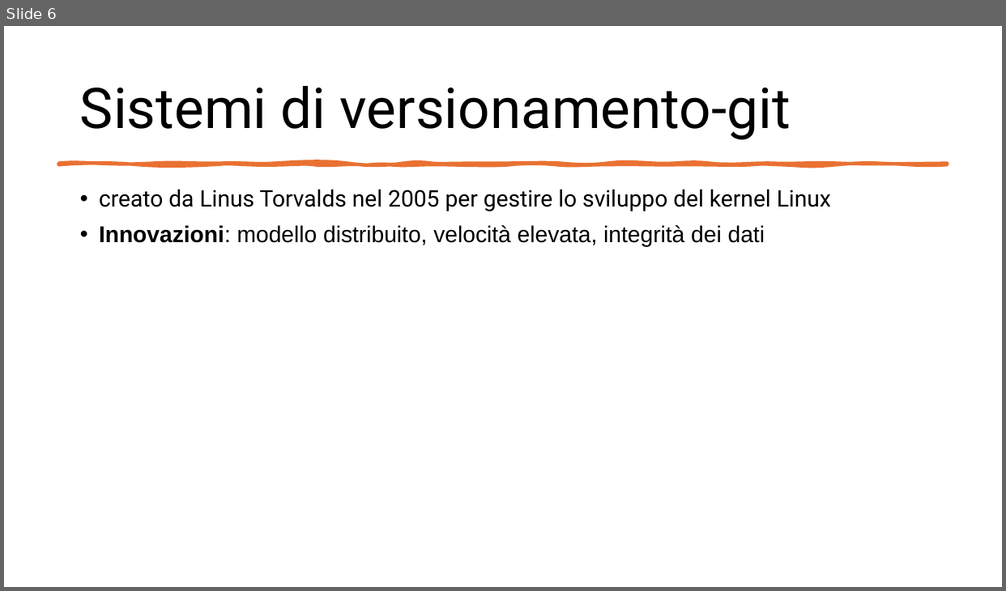
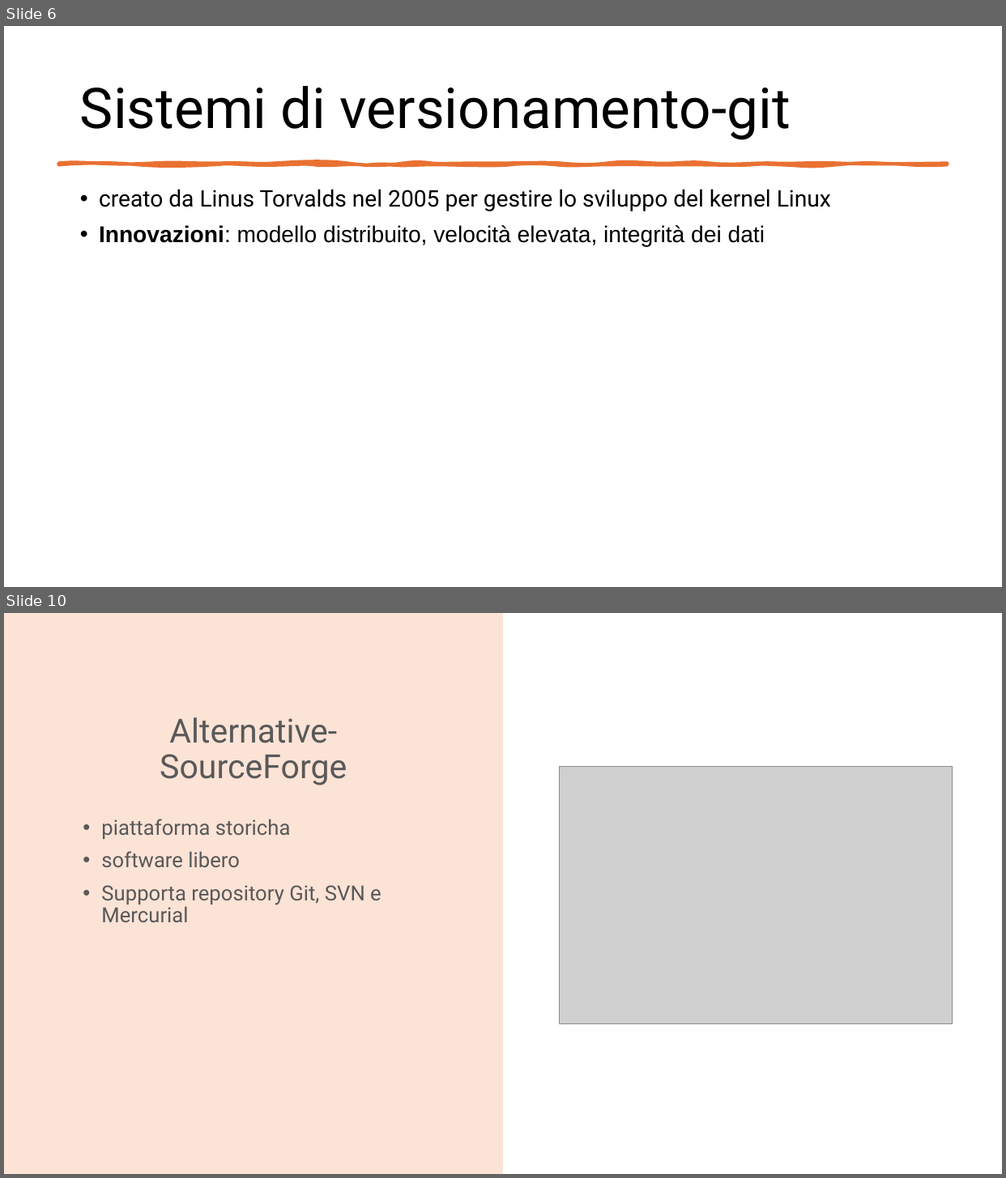
Before and after one commit to EliottJacobe08/Lab-Programmazione-1, a slide deck: GitHub e Version Control.pptx. Shown one above the other, each under a label of ours: slide 6 before the commit, slides 6 and 10 after it; the slides between them are not shown. The pictures are 1006x591 and 1006x1178 pixels, drawn with LibreOffice and Linux fonts; fonts in the diff are those of the drawing; grey boxes stand for pictures. Boxes give left, top, right and bottom in pixels: in the first picture for what was removed or moved away, otherwise in the second. Text is boxed around its words. In the diff, an @@ line names an element or a change of style, - is before the commit and + after.

```diff
--- a/GitHub e Version Control.pptx
+++ b/GitHub e Version Control.pptx
@@ slide 10 added at [4, 613, 1002, 1174], background #FFFFFF @@
@@ rectangle added at [4, 613, 503, 1174], fill #FBE3D6 @@
@@ title added at [160, 717, 347, 786], 32 pt, text #595959 @@
+Alternative-SourceForge
@@ picture added at [560, 767, 953, 1024] @@
@@ text added at [101, 819, 381, 922], 20 pt, text #595959 @@
+• piattaforma storicha
+• software libero
+• Supporta repository Git, SVN e Mercurial
```
Also in this commit, not shown: 3 other slides added, 1 slide removed.
